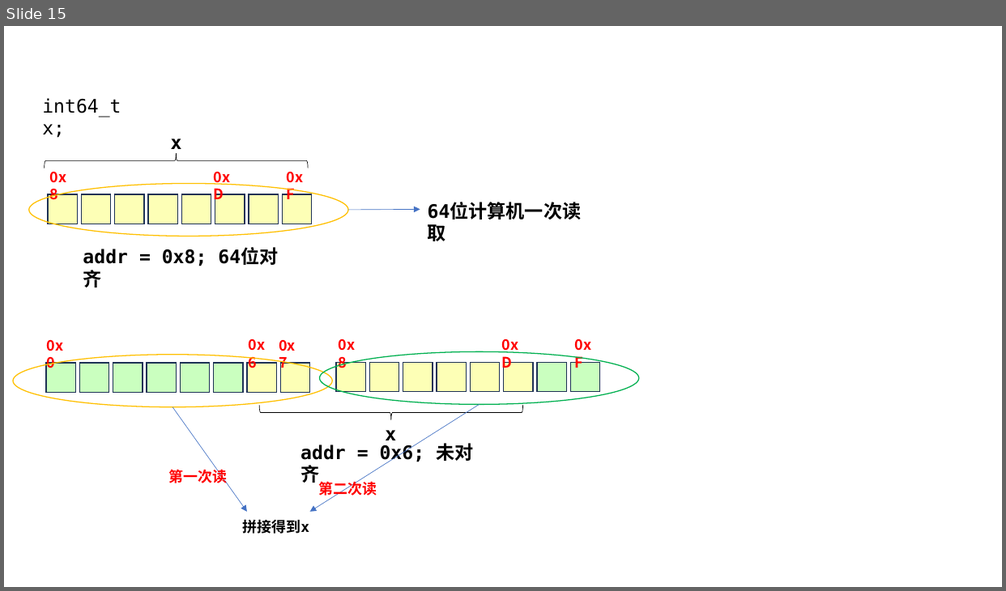
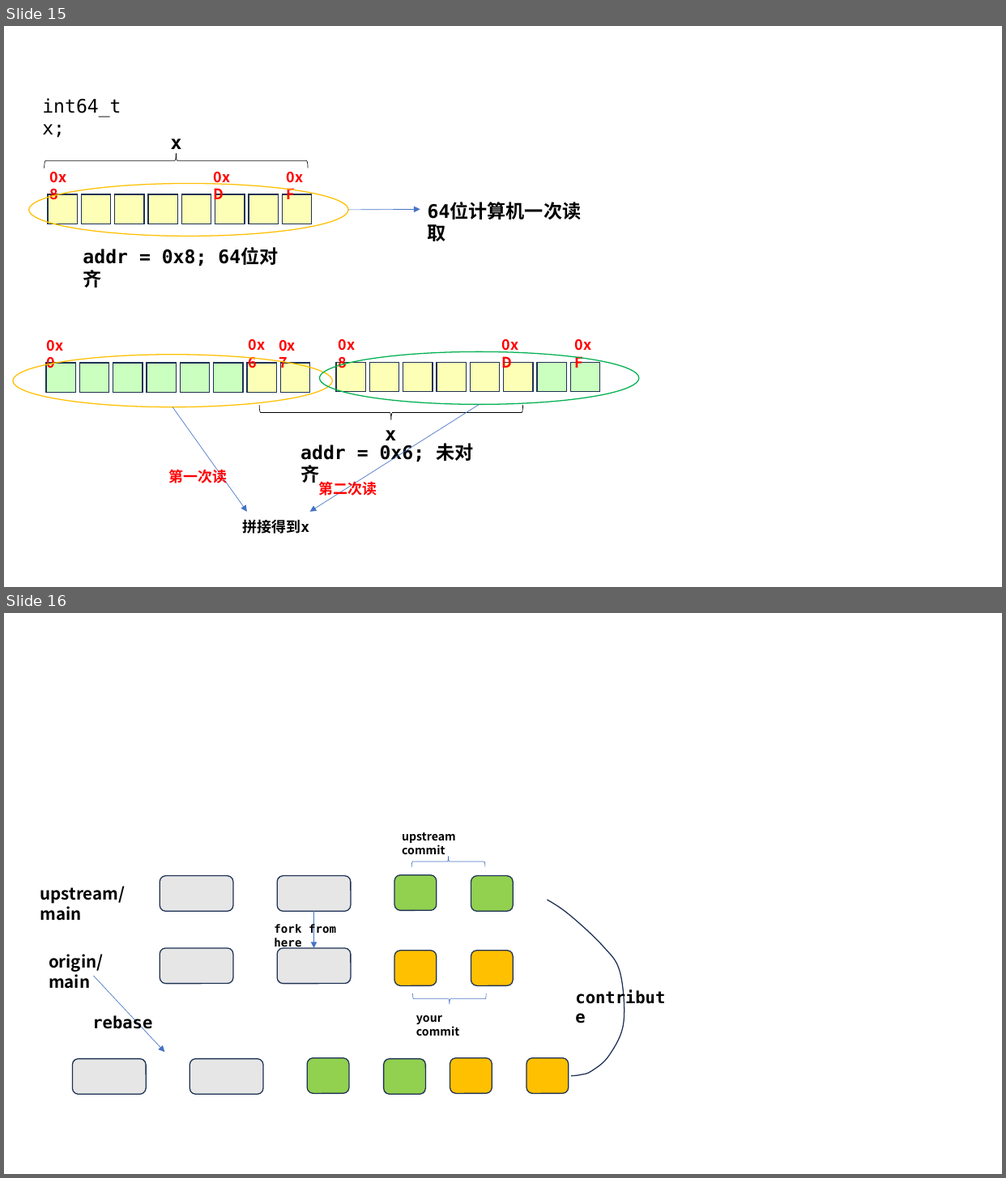
Before and after one commit to BenkangPeng/notes, a slide deck: unclassified/some-figures.pptx. Shown one above the other, each under a label of ours: slide 15 before the commit, slides 15 and 16 after it. The pictures are 1006x591 and 1006x1178 pixels, drawn with LibreOffice and Linux fonts; fonts in the diff are those of the drawing. Boxes give left, top, right and bottom in pixels: in the first picture for what was removed or moved away, otherwise in the second. Text is boxed around its words. In the diff, an @@ line names an element or a change of style, - is before the commit and + after.

```diff
--- a/unclassified/some-figures.pptx
+++ b/unclassified/some-figures.pptx
@@ slide 16 added at bbox=[4, 613, 1002, 1174], background #FFFFFF @@
@@ text added at bbox=[402, 833, 456, 854], 11 pt, text #000000, bold @@
+upstream commit
@@ rounded rectangle added at bbox=[160, 875, 233, 911], fill #E7E6E6, outline #1E3256 1 pt @@
@@ rounded rectangle added at bbox=[277, 875, 351, 911], fill #E7E6E6, outline #1E3256 1 pt @@
@@ rounded rectangle added at bbox=[394, 875, 437, 910], fill #92D050, outline #1E3256 1 pt @@
@@ right brace added at bbox=[412, 856, 485, 867], outline #4472C4 0.5 pt @@
@@ rounded rectangle added at bbox=[471, 875, 513, 911], fill #92D050, outline #1E3256 1 pt @@
@@ text added at bbox=[40, 886, 125, 921], 16 pt, text #000000, bold @@
+upstream/main
@@ freeform shape added at bbox=[548, 900, 624, 1076], outline #1E3256 1 pt @@
@@ text added at bbox=[274, 924, 336, 950], 11 pt, text #000000, bold @@
+fork from here
@@ arrow added from (314, 912) to (314, 948), #4472C4 0.5 pt @@
@@ rounded rectangle added at bbox=[160, 948, 233, 983], fill #E7E6E6, outline #1E3256 1 pt @@
@@ rounded rectangle added at bbox=[277, 948, 351, 983], fill #E7E6E6, outline #1E3256 1 pt @@
@@ rounded rectangle added at bbox=[394, 951, 437, 986], fill #FFC000, outline #1E3256 1 pt @@
@@ rounded rectangle added at bbox=[471, 951, 513, 986], fill #FFC000, outline #1E3256 1 pt @@
@@ text added at bbox=[49, 954, 103, 989], 16 pt, text #000000, bold @@
+origin/main
@@ arrow added from (94, 976) to (165, 1053), #4472C4 0.5 pt @@
@@ right brace added at bbox=[413, 994, 486, 1004], outline #4472C4 0.5 pt @@
@@ text added at bbox=[569, 983, 675, 1012], 16 pt, text #000000, bold @@
+contribute
@@ text added at bbox=[92, 1015, 152, 1033], 16 pt, text #000000, bold @@
+rebase
@@ text added at bbox=[416, 1016, 459, 1036], 11 pt, text #000000, bold @@
+your commit
@@ rounded rectangle added at bbox=[72, 1059, 146, 1094], fill #E7E6E6, outline #1E3256 1 pt @@
@@ rounded rectangle added at bbox=[189, 1059, 263, 1094], fill #E7E6E6, outline #1E3256 1 pt @@
@@ rounded rectangle added at bbox=[307, 1059, 349, 1093], fill #92D050, outline #1E3256 1 pt @@
@@ rounded rectangle added at bbox=[384, 1059, 425, 1094], fill #92D050, outline #1E3256 1 pt @@
@@ rounded rectangle added at bbox=[450, 1059, 492, 1093], fill #FFC000, outline #1E3256 1 pt @@
@@ rounded rectangle added at bbox=[526, 1059, 569, 1093], fill #FFC000, outline #1E3256 1 pt @@
```
Also in this commit, not shown: 1 slide removed, 18 other files.
